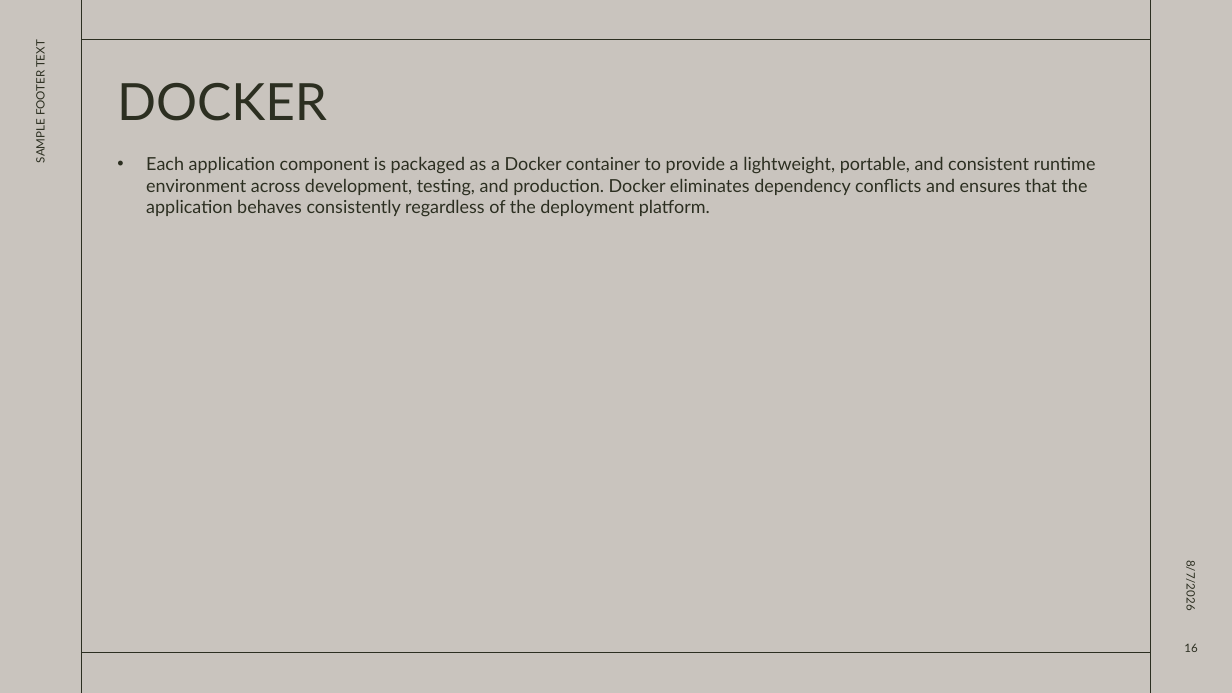
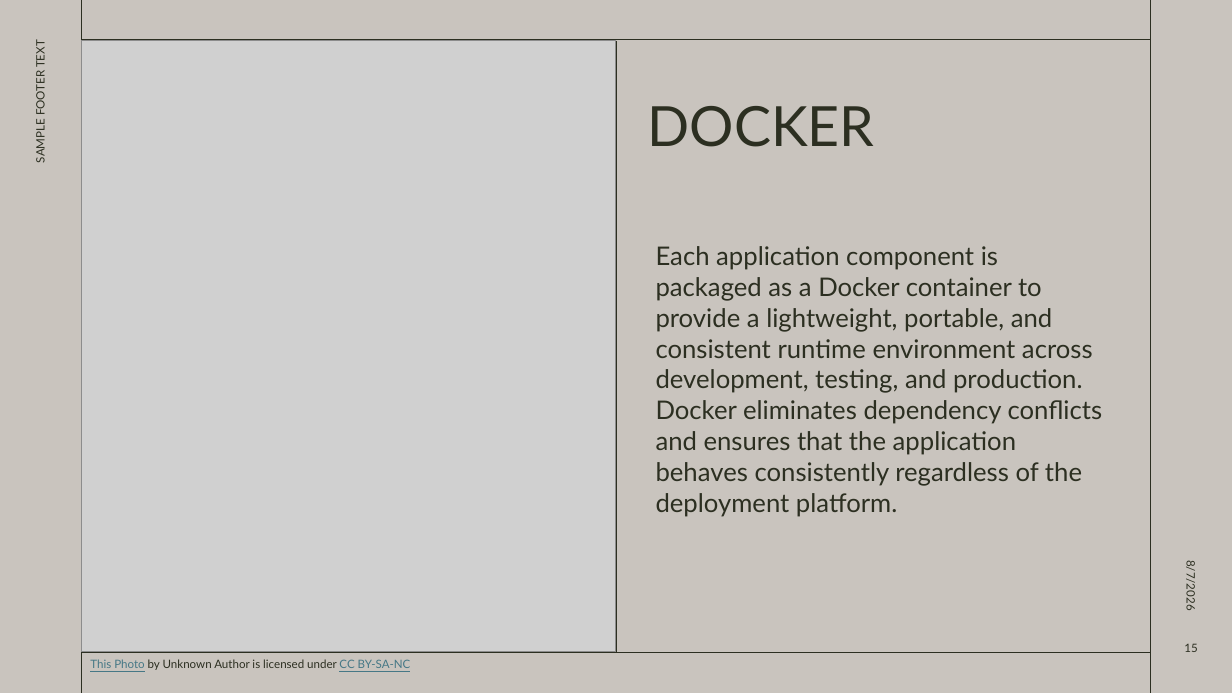
Before and after one commit to cucucumber789-svg/EGT307_T2_Bacon, a slide deck: slide 15 of EGT307 PRESENTATION.pptx (slide 16 before the commit). Drawn at 1232x693 pixels with LibreOffice and Linux fonts; fonts in the diff are those of the drawing; grey boxes stand for pictures. Boxes give left, top, right and bottom in pixels: in the first picture for what was removed or moved away, otherwise in the second. Text is boxed around its words. In the diff, an @@ line names an element or a change of style, - is before the commit and + after.

```diff
--- a/EGT307 PRESENTATION.pptx
+++ b/EGT307 PRESENTATION.pptx
@@ picture added at (81, 41, 616, 653) @@
@@ line added from (616, 41) to (616, 653), #2C2F21 0.5 pt @@
@@ title "DOCKER": place and size @@
-title "DOCKER" at (117, 83, 327, 121)
+title "DOCKER" at (648, 106, 875, 147)
@@ title "DOCKER" at (648, 106, 875, 147): size 40 to 43.2 pt; vertical alignment top to bottom @@
@@ text "Each application component is packaged ...": place and size @@
-text "Each application component is packaged ..." at (146, 157, 1096, 216)
+text "Each application component is packaged ..." at (656, 246, 1103, 517)
@@ text "Each application component is packaged ..." at (656, 246, 1103, 517): size 14 to 20 pt; bullet • to none @@
@@ text added at (90, 659, 411, 670), 9 pt, text #2C2F21 @@
+This Photo by Unknown Author is licensed under CC BY-SA-NC
@@ page number at (1184, 643, 1197, 652): text changed @@
-16
+15
```
Also in this commit, not shown: 3 other slides changed, 1 slide removed, 2 other files.
